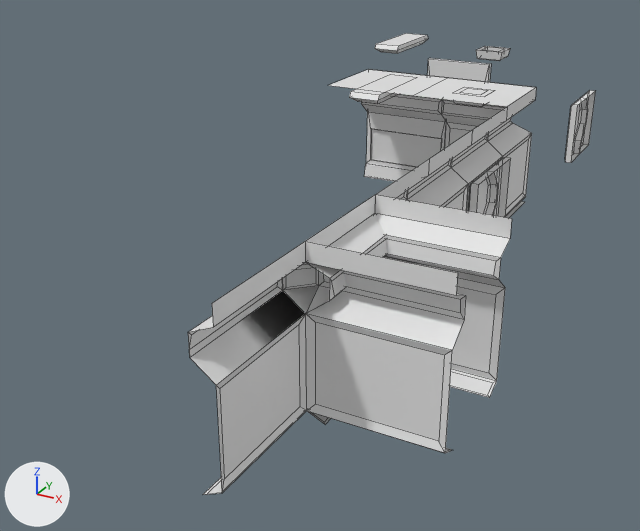
Renders of the FBX model Assets/_Models/level1.fbx from each side of a commit.
Before and after are seen from a 50 mm camera at (10.08, -19.86, 6.75) aimed at (2.02, -5.2, -0.58). Every picture has the same lights, and +X, +Y and +Z are marked at lower left. Mesh edges are drawn as thin lines. Where no turn or scale is listed for an object, it has been applied to the vertices.

Names of what the first picture shows: 'Bay_Door_Top', 'Baydoor', 'Baydoor.001', 'Corner', 'Roof', 'Roof.001', 'Wall', 'Wall.001', 'Wall.002', 'Wall_Door', 'Wall_Door.001', 'Wall_Door.002'.
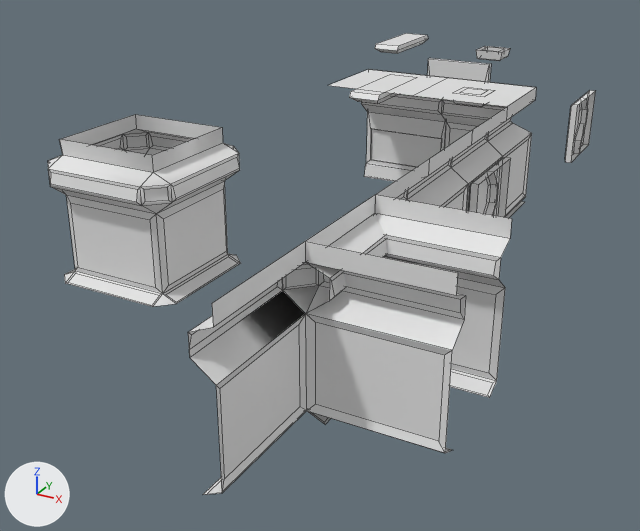
Changed parts and their boxes (x1, y1, x2, y2) in the pictures (640 x 531 px):
```json
{"object": "Wall.003", "change": "added", "after": [48, 114, 240, 307]}
```

Scene script edits in JSON lines:
```json
{"op": "add", "block": "me_plane_000", "code": ["me_plane_000 = bpy.data.meshes.new('Plane.000')", "me_plane_000.from_pydata(...)  # 105 vertices, 104 faces; spans x -1.39..1.39, y -0.39..2.39, z 0.0..2.6"]}
{"op": "add", "block": "ob_wall_003", "code": ["ob_wall_003 = bpy.data.objects.new('Wall.003', me_plane_000)", "ob_wall_003.location = (0.0, -9.0, 0.0)"]}
```
